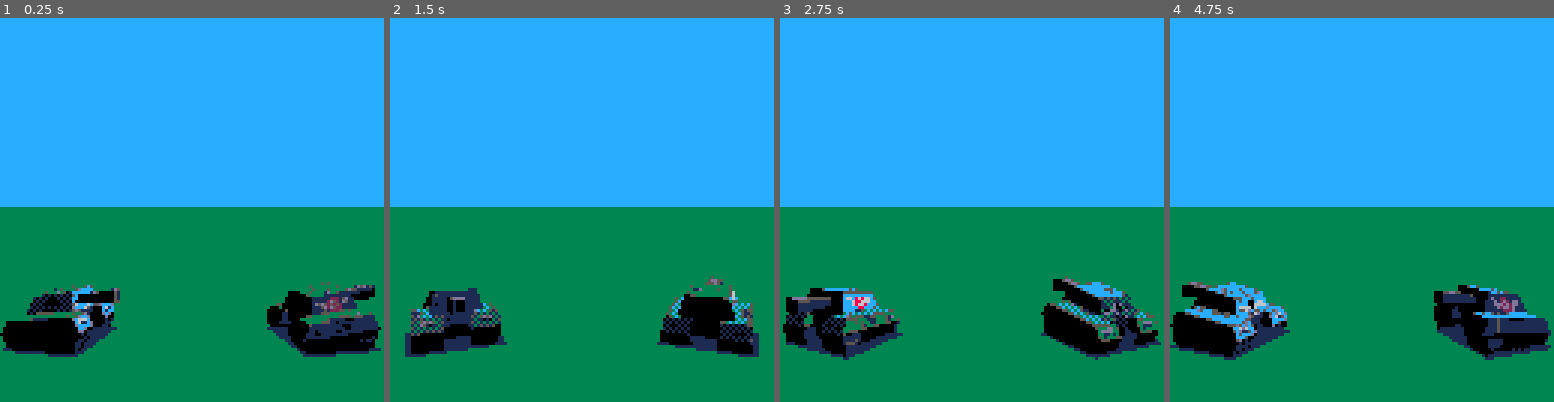
Above: before the commit, frames 1-4 (left to right).
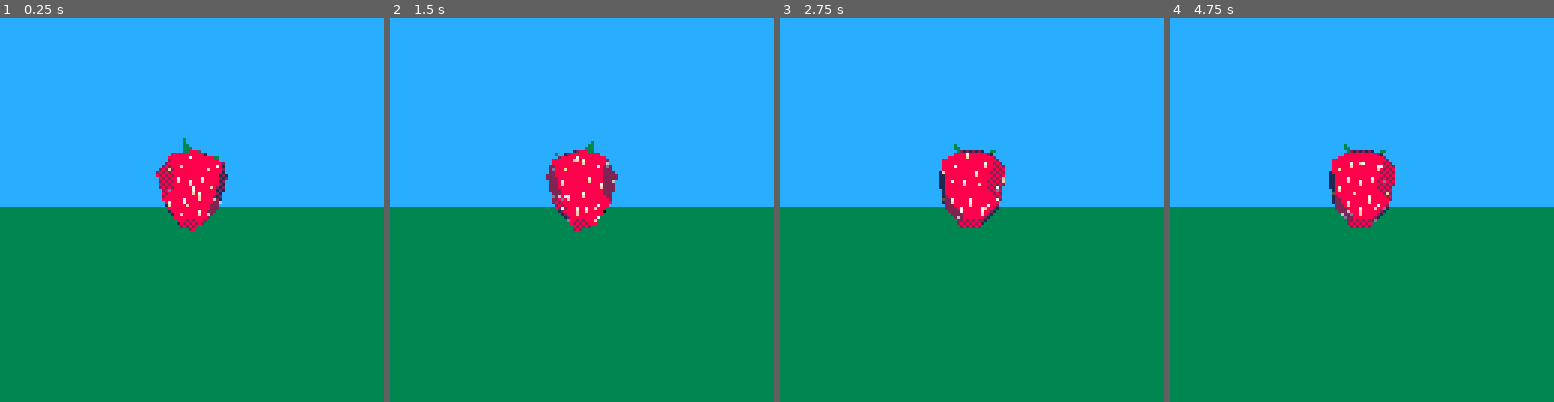
Above: after the commit, the same moments.

Repository: freds72/picocad-client
Game: PICO-8 cartridge carts/picocad_player.p8
Two runs of this game, one before a commit and one after it. Both use one fixed random seed, a clock stepped at 60 frames per second and the inputs below.
Inputs:
- Up to frame 1 (0.25 s): no input
- Up to frame 2 (1.5 s): no input
- Up to frame 3 (2.75 s): hold Right 1.6-2.1 s; hold Up 2.15-2.42 s; hold Right from 2.47 s (still down)
- Up to frame 4 (4.75 s): release Right at 3.03 s; hold Left 3.08-3.58 s; hold Down 3.63-3.97 s; hold Right 4.02-4.68 s; hold Up from 4.73 s (still down)

The runs differ from the first frame. In frame 1, 11% of the frame differs, in the area x 0-100%, y 31-89%; in frame 2, 9.3%; in frame 3, 11%; in frame 4, 11%, in the area x 0-100%, y 32-90%.

Commit message:
misc. tweaks to match recent picocad format

Diff:
--- a/carts/picocad_player.p8
+++ b/carts/picocad_player.p8
@@ -7,7 +7,7 @@
 -- @johanpeitz
 
 #include poly.lua
-#include chunky_tank.p8l
+#include picoberry.p8l
 
 -- globals
 local _dithers,_cam,_plyr,_entities={}
@@ -234,7 +234,7 @@
       -- pack obj to world to cam into a single matrix
       local m,cam_pos=m_x_m(self.m,model_m),m_inv_x_v(model_m,self.pos)
       -- sun vector in model space
-      local sun=m_inv_x_n(model_m,{-0.707,-0.707,0})
+      local sun=m_inv_x_n(model_m,{self.m[3],self.m[7],self.m[11]})
 
       -- visible polys (for sorting)
       local polys={}
@@ -262,12 +262,12 @@
               end
               outcode&=v.outcode
               clipcode+=v.outcode&2
-              zkey+=v[3]
+              zkey=max(v[3],zkey)
               p[i]=v
             end
             -- visible and not straddling camera plane?
             if outcode==0 and clipcode==0 then
-              p.key=-zkey/#face
+              p.key=-zkey--/#face
               p.face=face
               add(polys,p)
             end
@@ -280,9 +280,9 @@
       for _,poly in ipairs(polys) do
         --
         local face=poly.face
-        local light=mid(-v_dot(sun,face.n),-1,1)
+        local light=face.noshade and 1 or mid(-v_dot(sun,face.n),-1,1)
         if light>0 then
-          pal(_dithers[flr(12*(1-light))],2)
+          pal(_dithers[flr(8*(1-light))],2)
 
           if face.notex then
             polyfill(poly,face.c)
@@ -292,6 +292,7 @@
         else
           polyfill(poly,0)
         end
+        --polyline(poly,face.c)
       end
     end
   }
@@ -342,7 +343,7 @@
       end
       for _,face in pairs(part.f) do
         local v0=part.v[face[1]]
-        local n=v_normz(v_cross(make_v(v0,part.v[face[2]]),make_v(v0,part.v[face[#face]])))
+        local n=v_normz(v_cross(make_v(v0,part.v[face[2]]),make_v(v0,part.v[face[#face==3 and 3 or #face\2+1]])))
         face.n=n
         -- for fast backface culling
         face.cp=v_dot(n,v0)
@@ -359,10 +360,13 @@
     update=function(self)
       -- todo: set pos & rotation according to game rules
       -- example:
+      self.rot[3]=0.1
       self.rot[2]=rotv*time()
 
       -- rotation
-      local m=make_m_from_euler(unpack(self.rot))
+      local m=m_x_m(
+        make_m_from_euler(0.1,0,0),
+        make_m_from_euler(0,time()/8,0))
       -- translation
       m_set_pos(m,self.pos)
 
@@ -390,24 +394,24 @@
 
   -- shading ramps
   local fadetable={
-    {0,0,0,0,0,0,0},
-    {1,1,1,0,0,0,0},
-    {2,2,2,1,0,0,0},
-    {3,3,3,1,0,0,0},
-    {4,2,2,2,1,0,0},
-    {5,5,1,1,1,0,0},
-    {6,13,13,5,5,1,0},
-    {6,6,13,13,5,1,0},
-    {8,8,2,2,2,0,0},
-    {9,4,4,4,5,0,0},
-    {10,9,4,4,5,5,0},
-    {11,3,3,3,3,0,0},
-    {12,12,3,1,1,1,0},
-    {13,5,5,1,1,1,0},
-    {14,13,4,2,2,1,0},
-    {15,13,13,5,5,1,0}
+    {0,0,0,0,0},
+    {1,1,0,0,0},
+    {2,2,1,0,0},
+    {3,3,2,1,0},
+    {4,4,2,1,0},
+    {5,5,1,0,0},
+    {6,6,13,5,1},
+    {7,7,6,13,1},
+    {8,8,2,1,0},
+    {9,9,4,5,1},
+    {10,10,9,4,5},
+    {11,11,3,1,0},
+    {12,12,3,1,0},
+    {13,13,5,1,0},
+    {14,14,4,2,1},
+    {15,15,13,5,1}
   }
-  for j=1,7,0.5 do
+  for j=1,5,0.5 do
     local dithered_fade={}
     for i,fade in pairs(fadetable) do
       dithered_fade[i-1]=fade[flr(j+0.5)]|fade[flr(j)]<<4
@@ -418,10 +422,7 @@
   _cam=make_cam()
   _plyr=make_player(0,5,-10)
   _entities={
-    make_3dobject({5,0,5},chunky_tank),
-    make_3dobject({-5,0,5},chunky_tank),
-    make_3dobject({-5,0,-5},chunky_tank),
-    make_3dobject({5,0,-5},chunky_tank)
+    make_3dobject({0,5,0},picoberry),
   }
 end
 
Not shown, added: carts/picoberry.p8l
Not shown, changed: 200 lines of the sprite sheet (__gfx__) section of carts/picocad_player.p8
